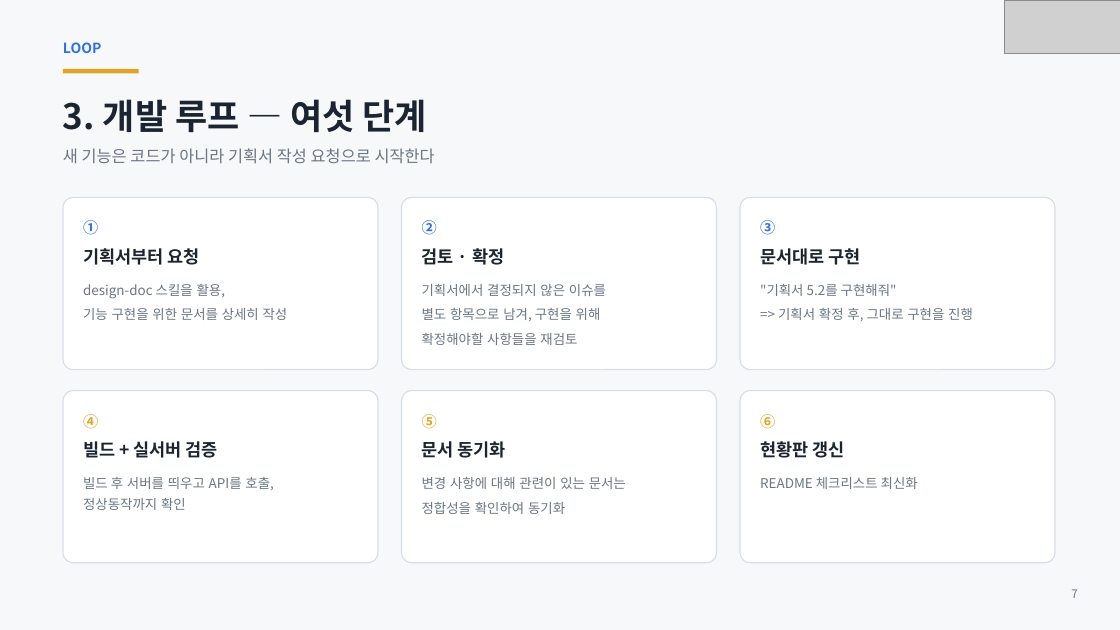
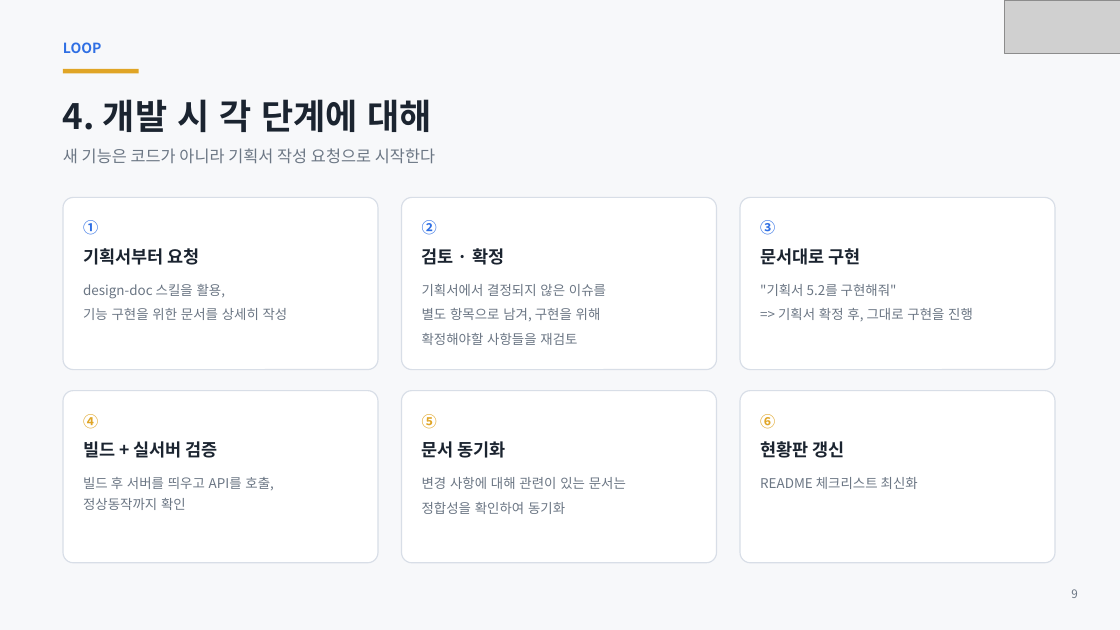
Before and after one commit to ks-wook/com2us-taskbar-hero, a slide deck: slide 9 of docs/com2us-taskbar-hero-발표자료.pptx (slide 7 before the commit). Drawn at 1120x630 pixels with LibreOffice and Linux fonts; fonts in the diff are those of the drawing; grey boxes stand for pictures. Boxes give left, top, right and bottom in pixels: in the first picture for what was removed or moved away, otherwise in the second. Text is boxed around its words. In the diff, an @@ line names an element or a change of style, - is before the commit and + after.

```diff
--- a/docs/com2us-taskbar-hero-발표자료.pptx
+++ b/docs/com2us-taskbar-hero-발표자료.pptx
@@ text at [63, 99, 431, 132]: text changed @@
-3. 개발 루프 — 여섯 단계
+4. 개발 시 각 단계에 대해
@@ text at [1071, 589, 1077, 598]: text changed @@
-7
+9
```
Also in this commit, not shown: 21 other slides changed, 6 slides added, 6 slides removed.
